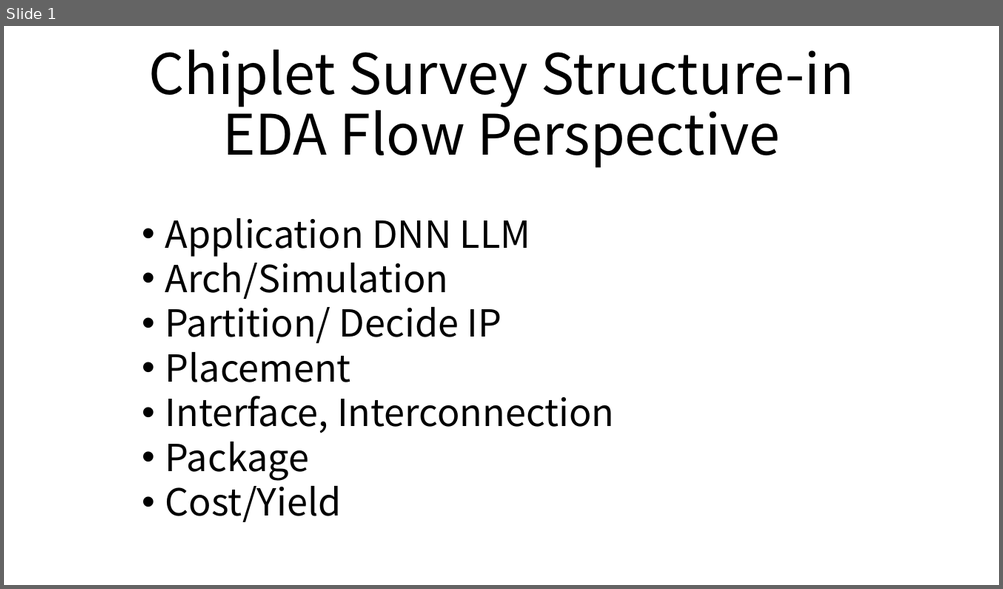
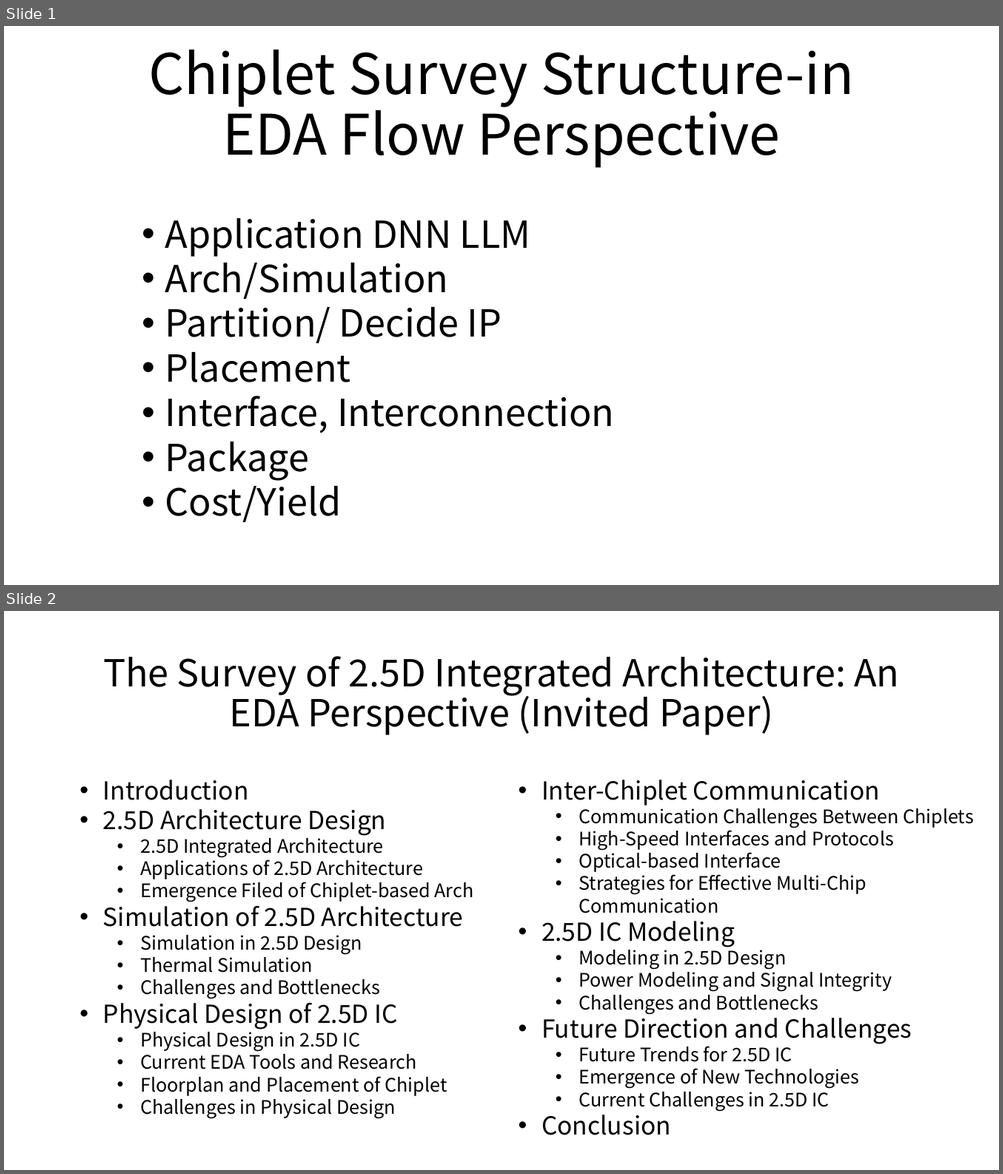
Before and after one commit to ShixinChen1999/Chiplet-Paper-Collection, a slide deck: Chiplet Survey Title-in EDA flow Perspective.pptx. Shown one above the other, each under a label of ours: slide 1 before the commit, slides 1 and 2 after it. The pictures are 1003x589 and 1003x1174 pixels, drawn with LibreOffice and Linux fonts; fonts in the diff are those of the drawing. Boxes give left, top, right and bottom in pixels: in the first picture for what was removed or moved away, otherwise in the second. Text is boxed around its words. In the diff, an @@ line names an element or a change of style, - is before the commit and + after.

Commit message:
update structure

```diff
--- a/Chiplet Survey Title-in EDA flow Perspective.pptx
+++ b/Chiplet Survey Title-in EDA flow Perspective.pptx
@@ slide 2 added at <box>4,611,999,1170</box>, background #FFFFFF @@
@@ title added at <box>103,656,899,735</box>, 36 pt, text #000000 @@
+The Survey of 2.5D Integrated Architecture: An EDA Perspective (Invited Paper)
@@ text added at <box>103,780,474,1119</box>, 18 pt, text #000000 @@
+• Introduction
+• 2.5D Architecture Design
+  • 2.5D Integrated Architecture
+  • Applications of 2.5D Architecture
+  • Emergence Filed of Chiplet-based Arch
+• Simulation of 2.5D Architecture
+  • Simulation in 2.5D Design
+  • Thermal Simulation
+  • Challenges and Bottlenecks
+• Physical Design of 2.5D IC
+  • Physical Design in 2.5D IC
+  • Current EDA Tools and Research
+  • Floorplan and Placement of Chiplet
+  • Challenges in Physical Design
@@ text added at <box>541,780,973,1136</box>, 18 pt, text #000000 @@
+• Inter-Chiplet Communication
+  • Communication Challenges Between Chiplets
+  • High-Speed Interfaces and Protocols
+  • Optical-based Interface
+  • Strategies for Effective Multi-Chip Communication
+• 2.5D IC Modeling
+  • Modeling in 2.5D Design
+  • Power Modeling and Signal Integrity
+  • Challenges and Bottlenecks
+• Future Direction and Challenges
+  • Future Trends for 2.5D IC
+  • Emergence of New Technologies
+  • Current Challenges in 2.5D IC
+• Conclusion
```
